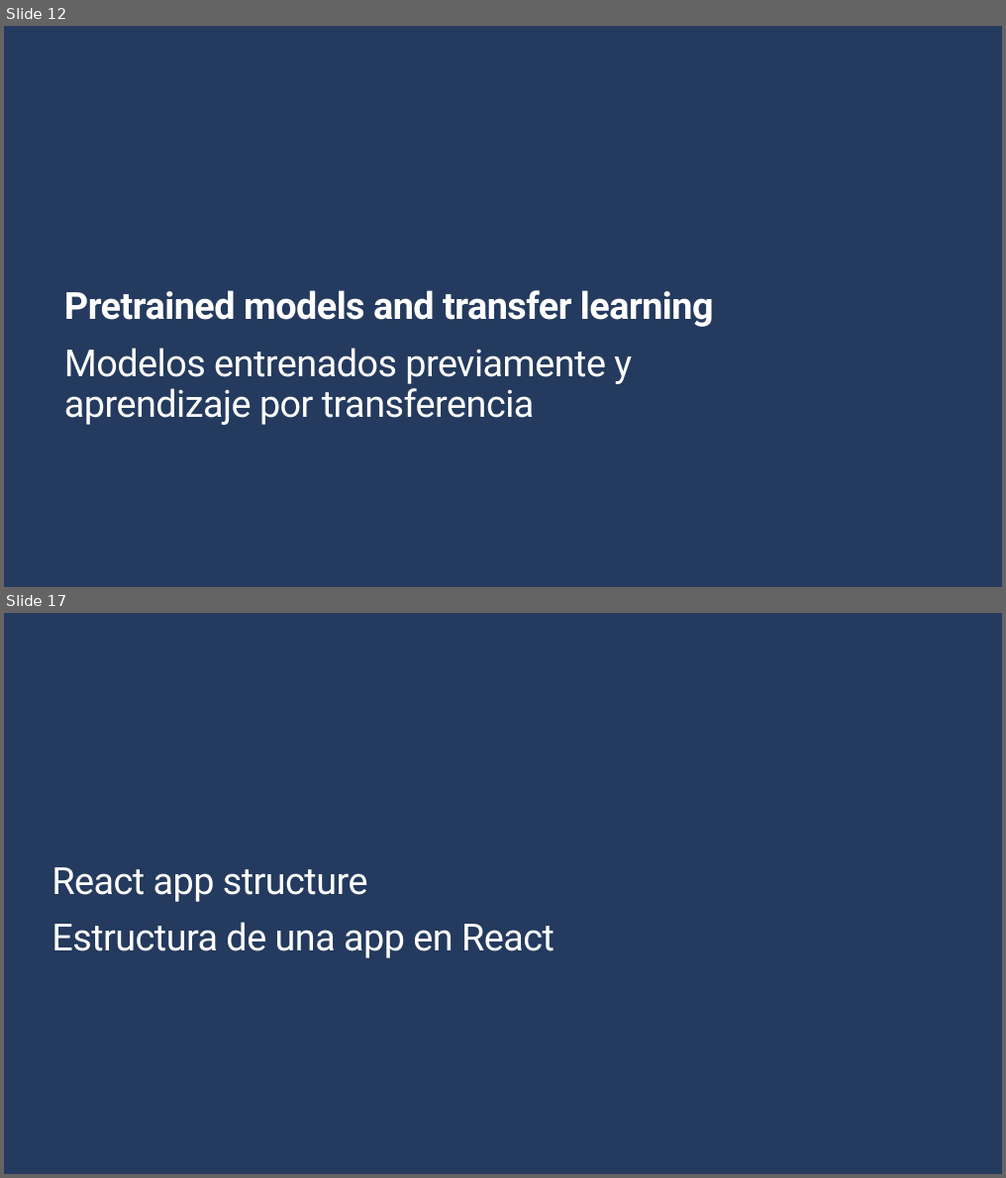
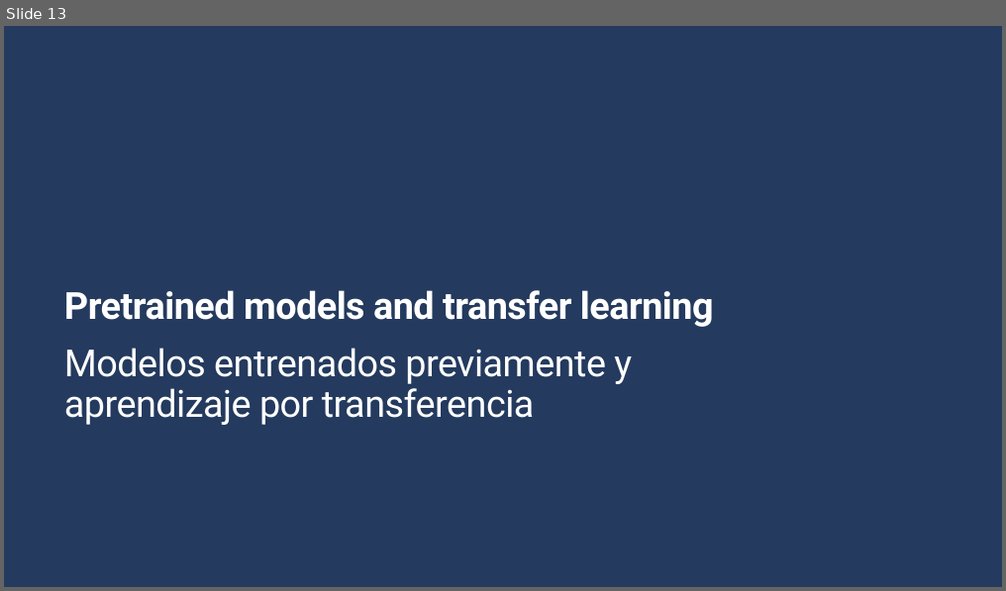
Before and after one commit to Gilberto-Guzman-Student-Ambassadors/Introduction_to_Computer_Vision_with_TensorFlow, a slide deck: presentation/slides.pptx. Shown one above the other, each under a label of ours: slides 12 and 17 before the commit, slide 13 after it; the slides between them are not shown. The pictures are 1006x1178 and 1006x591 pixels, drawn with LibreOffice and Linux fonts; fonts in the diff are those of the drawing; background and template pictures are left out. Boxes give left, top, right and bottom in pixels: in the first picture for what was removed or moved away, otherwise in the second. Text is boxed around its words. In the diff, an @@ line names an element or a change of style, - is before the commit and + after.

```diff
--- a/presentation/slides.pptx
+++ b/presentation/slides.pptx
@@ slide 17 removed at (x1=4, y1=613, x2=1002, y2=1174), background picture (left out) @@
@@ title removed at (x1=52, y1=867, x2=368, y2=902) @@
-React app structure
@@ text removed at (x1=52, y1=922, x2=554, y2=959) @@
-Estructura de una app en React
@@ what was slide 12 is now slide 13 @@
```
Also in this commit, not shown: 1 slide changed, 2 slides added, 17 other slides removed.
